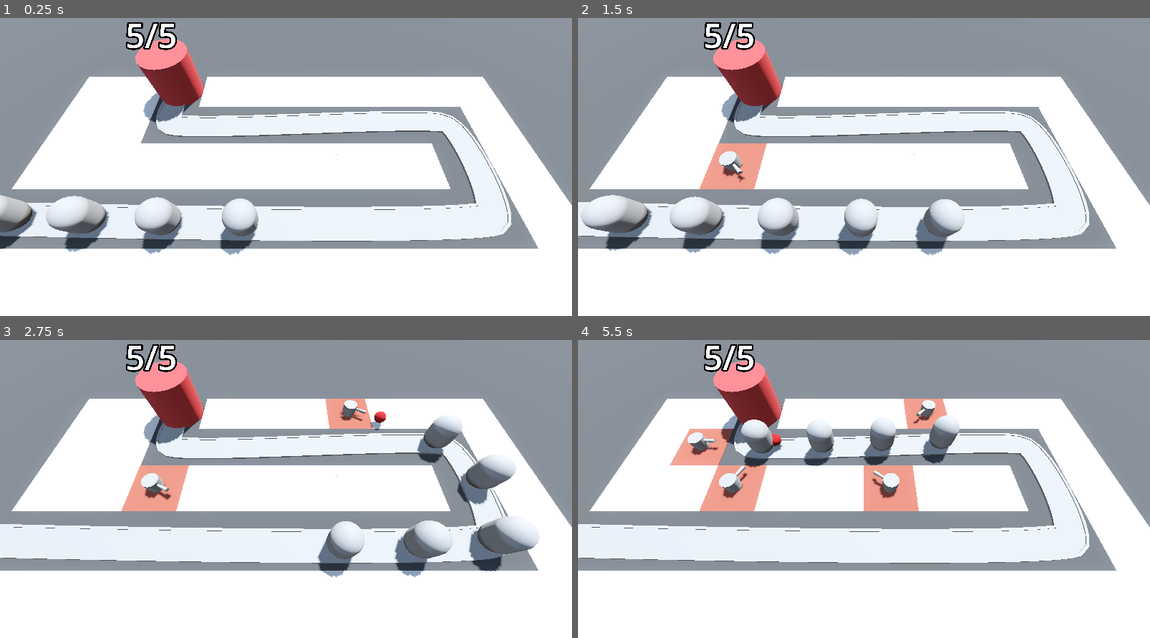
Above: before the commit, frames 1-4 (two rows, left to right).
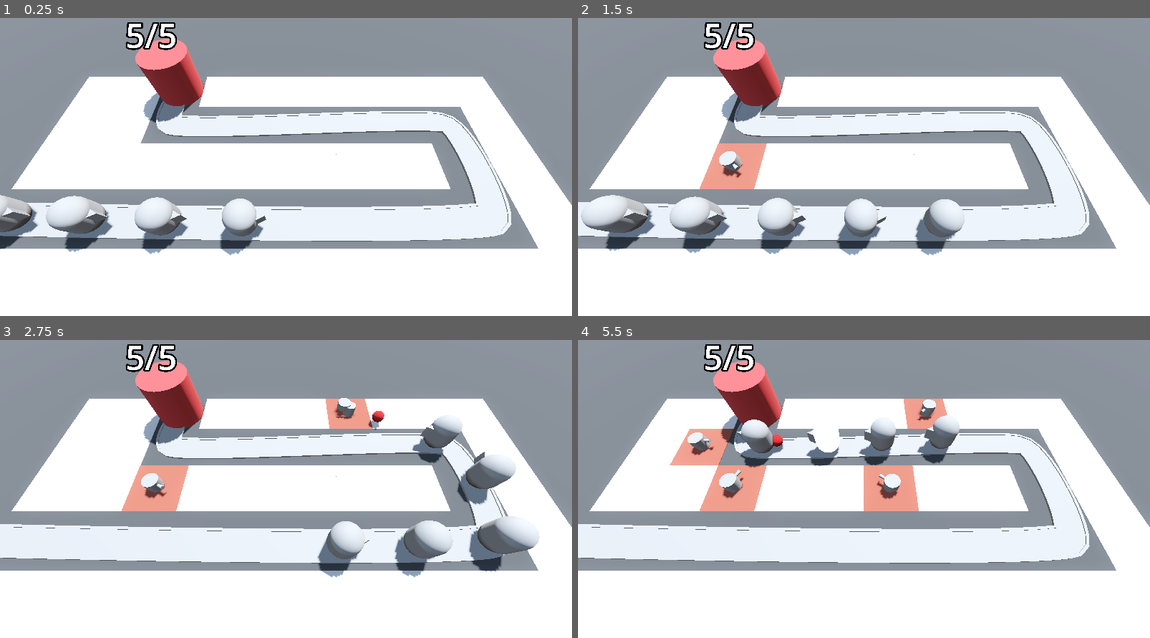
Above: after the commit, the same moments.

Repository: vibrunazo/godot-barbarian
Game: Godot game, scene res://levels/base_level.tscn
Same seed, same stepped clock (60 frames per second), same inputs: the game is played once before the commit and once after it.
Inputs (mouse positions are in pixels of both pictures, inside the frame that each line leads up to):
- Up to frame 1 (0.25 s): no input
- Up to frame 2 (1.5 s): tap Enter at 0.5 s; move the mouse to (989, 140) at 0.52 s; press the mouse at (989, 140) at 0.53 s; move the mouse to (749, 169) at 1.27 s; release the mouse at (749, 169) at 1.28 s; tap S (toggle_speed) at 1.35 s
- Up to frame 3 (2.75 s): move the mouse to (343, 405) at 2.02 s; press the mouse at (343, 405) at 2.03 s
- Up to frame 4 (5.5 s): move the mouse to (835, 542) at 2.77 s; release the mouse at (835, 542) at 2.78 s; tap S (toggle_speed) at 2.85, 4.35 s; move the mouse to (1035, 524) at 3.52 s; press the mouse at (1035, 524) at 3.53 s; move the mouse to (692, 429) at 4.27 s; release the mouse at (692, 429) at 4.28 s; move the mouse to (892, 477) at 5.02 s; press the mouse at (892, 477) at 5.03 s

The runs differ from the first frame. In frame 1, 0.5% of the frame differs, in the area x 0-47%, y 63-74%; in frame 2, 0.5%; in frame 3, 0.4%; in frame 4, 0.9%, in the area x 22-63%, y 19-54%.

Commit message:
52. Introducing Animations

Diff:
--- a/enemy/enemy.gd
+++ b/enemy/enemy.gd
@@ -4,8 +4,13 @@
 ## In meters per second
 @export var speed: float = 5
 @export var max_health: float = 50
+
+@onready var animation_player: AnimationPlayer = $AnimationPlayer
+
 var health: float = 50:
 	set(value):
+		if value < health:
+			animation_player.play("TakeDamage")
 		health = clampf(value, 0, max_health)
 		if health <= 0:
 			die()
--- a/enemy/enemy.tscn
+++ b/enemy/enemy.tscn
@@ -6,21 +6,109 @@
 radius = 1.0
 height = 3.0
 
+[sub_resource type="PrismMesh" id="PrismMesh_hcg2y"]
+
+[sub_resource type="StandardMaterial3D" id="StandardMaterial3D_b4lcf"]
+no_depth_test = true
+shading_mode = 0
+
 [sub_resource type="CapsuleShape3D" id="CapsuleShape3D_d8pxo"]
 radius = 1.0
 height = 3.0
+
+[sub_resource type="Animation" id="Animation_8rtn7"]
+resource_name = "TakeDamage"
+length = 0.15
+step = 0.025
+tracks/0/type = "value"
+tracks/0/imported = false
+tracks/0/enabled = true
+tracks/0/path = NodePath("MeshRoot/DamageHilight:visible")
+tracks/0/interp = 1
+tracks/0/loop_wrap = true
+tracks/0/keys = {
+"times": PackedFloat32Array(0, 0.1),
+"transitions": PackedFloat32Array(1, 1),
+"update": 1,
+"values": [true, false]
+}
+tracks/1/type = "value"
+tracks/1/imported = false
+tracks/1/enabled = true
+tracks/1/path = NodePath("MeshRoot:position")
+tracks/1/interp = 1
+tracks/1/loop_wrap = true
+tracks/1/keys = {
+"times": PackedFloat32Array(0, 0.025, 0.05, 0.075, 0.1, 0.125, 0.15),
+"transitions": PackedFloat32Array(1, 1, 1, 1, 1, 1, 1),
+"update": 0,
+"values": [Vector3(0, 0, 0.5), Vector3(0, 0, -0.3), Vector3(0, 0, 0.3), Vector3(0, 0, -0.3), Vector3(0, 0, 0.3), Vector3(0, 0, -0.3), Vector3(0, 0, 0)]
+}
+
+[sub_resource type="Animation" id="Animation_ug7fl"]
+length = 0.001
+tracks/0/type = "value"
+tracks/0/imported = false
+tracks/0/enabled = true
+tracks/0/path = NodePath("MeshRoot/DamageHilight:visible")
+tracks/0/interp = 1
+tracks/0/loop_wrap = true
+tracks/0/keys = {
+"times": PackedFloat32Array(0),
+"transitions": PackedFloat32Array(1),
+"update": 1,
+"values": [false]
+}
+tracks/1/type = "value"
+tracks/1/imported = false
+tracks/1/enabled = true
+tracks/1/path = NodePath("MeshRoot:position")
+tracks/1/interp = 1
+tracks/1/loop_wrap = true
+tracks/1/keys = {
+"times": PackedFloat32Array(0),
+"transitions": PackedFloat32Array(1),
+"update": 0,
+"values": [Vector3(0, 0, 0)]
+}
+
+[sub_resource type="AnimationLibrary" id="AnimationLibrary_okjbe"]
+_data = {
+"RESET": SubResource("Animation_ug7fl"),
+"TakeDamage": SubResource("Animation_8rtn7")
+}
 
 [node name="Enemy" type="PathFollow3D"]
 transform = Transform3D(0.999997, 0, 0, 0, 1, 0, 0, 0, 0.999997, 0, 0, 0)
 loop = false
 script = ExtResource("1_vcu88")
 
-[node name="MeshInstance3D" type="MeshInstance3D" parent="."]
+[node name="MeshRoot" type="Node3D" parent="."]
+
+[node name="MeshInstance3D" type="MeshInstance3D" parent="MeshRoot"]
 transform = Transform3D(1, 0, 0, 0, 1, 0, 0, 0, 1, 0, 1.5, 0)
 mesh = SubResource("CapsuleMesh_nb54e")
+skeleton = NodePath("../..")
+
+[node name="MeshInstance3D" type="MeshInstance3D" parent="MeshRoot/MeshInstance3D"]
+transform = Transform3D(1, 0, 0, 0, -4.37114e-08, 1, 0, -1, -4.37114e-08, 0, 0, -1)
+mesh = SubResource("PrismMesh_hcg2y")
+skeleton = NodePath("../../DamageHilight")
+
+[node name="DamageHilight" type="MeshInstance3D" parent="MeshRoot"]
+transform = Transform3D(1, 0, 0, 0, 1, 0, 0, 0, 1, 0, 1.5, 0)
+visible = false
+material_override = SubResource("StandardMaterial3D_b4lcf")
+mesh = SubResource("CapsuleMesh_nb54e")
+skeleton = NodePath("../..")
 
 [node name="EnemyArea3D" type="Area3D" parent="." groups=["enemy_area"]]
 
 [node name="CollisionShape3D" type="CollisionShape3D" parent="EnemyArea3D"]
 transform = Transform3D(1, 0, 0, 0, 1, 0, 0, 0, 1, 0, 1.5, 0)
 shape = SubResource("CapsuleShape3D_d8pxo")
+
+[node name="AnimationPlayer" type="AnimationPlayer" parent="."]
+libraries = {
+"": SubResource("AnimationLibrary_okjbe")
+}
--- a/turret/turret.gd
+++ b/turret/turret.gd
@@ -6,6 +6,7 @@
 
 @onready var attack_timer: Timer = $AttackTimer
 @onready var spawn_pos: Node3D = %SpawnPos
+@onready var animation_player: AnimationPlayer = $AnimationPlayer
 
 var enemy_path: Path3D
 var target: Enemy
@@ -51,12 +52,17 @@
 				best_score = progress
 	return enemy
 
+func attack() -> void:
+	if not target: return
+	spawn_projectile()
+	animation_player.play("fire")
+
+
 func spawn_projectile() -> void:
-	if not target: return
 	var new_projectile: Projectile = projectile_scene.instantiate()
 	add_child(new_projectile)
 	new_projectile.global_position = spawn_pos.global_position
 	new_projectile.direction = global_transform.basis.z
 
 func _on_attack_timer() -> void:
-	spawn_projectile()
+	attack()
--- a/turret/turret.tscn
+++ b/turret/turret.tscn
@@ -14,7 +14,45 @@
 [sub_resource type="CylinderMesh" id="CylinderMesh_w5cyf"]
 top_radius = 0.15
 bottom_radius = 0.1
-height = 1.0
+height = 0.5
+
+[sub_resource type="Animation" id="Animation_imrwj"]
+resource_name = "fire"
+length = 0.3
+step = 0.1
+tracks/0/type = "value"
+tracks/0/imported = false
+tracks/0/enabled = true
+tracks/0/path = NodePath("TurretBase/TurretTop:position")
+tracks/0/interp = 1
+tracks/0/loop_wrap = true
+tracks/0/keys = {
+"times": PackedFloat32Array(0, 0.3),
+"transitions": PackedFloat32Array(1, 1),
+"update": 0,
+"values": [Vector3(0, 0.3, -0.6), Vector3(0, 0.3, 0)]
+}
+
+[sub_resource type="Animation" id="Animation_eaupy"]
+length = 0.001
+tracks/0/type = "value"
+tracks/0/imported = false
+tracks/0/enabled = true
+tracks/0/path = NodePath("TurretBase/TurretTop:position")
+tracks/0/interp = 1
+tracks/0/loop_wrap = true
+tracks/0/keys = {
+"times": PackedFloat32Array(0),
+"transitions": PackedFloat32Array(1),
+"update": 0,
+"values": [Vector3(0, 0.3, 0)]
+}
+
+[sub_resource type="AnimationLibrary" id="AnimationLibrary_epnxg"]
+_data = {
+"RESET": SubResource("Animation_eaupy"),
+"fire": SubResource("Animation_imrwj")
+}
 
 [node name="Turret" type="Node3D"]
 script = ExtResource("1_8dd1i")
@@ -29,7 +67,7 @@
 mesh = SubResource("CylinderMesh_c2pok")
 
 [node name="Barrel" type="MeshInstance3D" parent="TurretBase/TurretTop"]
-transform = Transform3D(1, 0, 0, 0, -4.37114e-08, -1, 0, 1, -4.37114e-08, 0, 0, 1)
+transform = Transform3D(1, 0, 0, 0, -4.37114e-08, -1, 0, 1, -4.37114e-08, 0, 0, 0.815904)
 mesh = SubResource("CylinderMesh_w5cyf")
 
 [node name="SpawnPos" type="Node3D" parent="TurretBase/TurretTop/Barrel"]
@@ -37,3 +75,8 @@
 transform = Transform3D(1, 0, 0, 0, 1, 0, 0, 0, 1, 0, 0.339654, 0)
 
 [node name="AttackTimer" type="Timer" parent="."]
+
+[node name="AnimationPlayer" type="AnimationPlayer" parent="."]
+libraries = {
+"": SubResource("AnimationLibrary_epnxg")
+}
Not shown: 1 places in enemy/enemy.tscn that only renumber resources
Not shown: 1 places in turret/turret.tscn that only renumber resources
